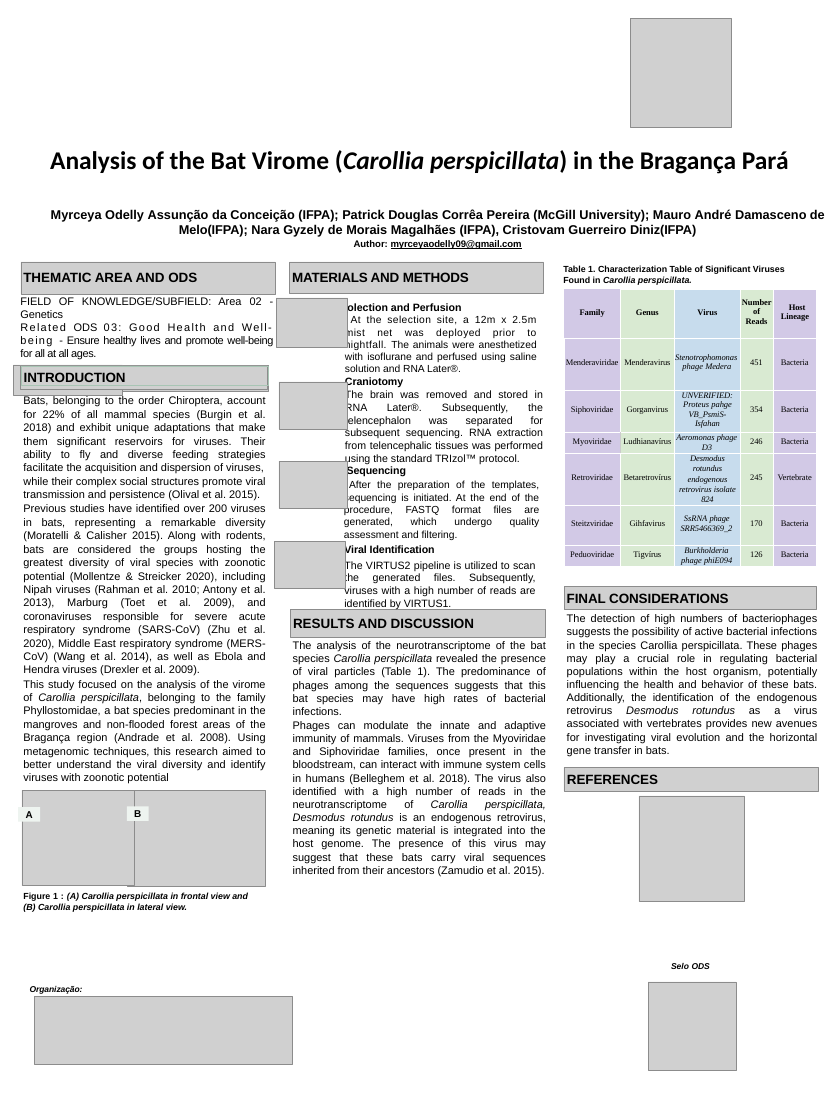
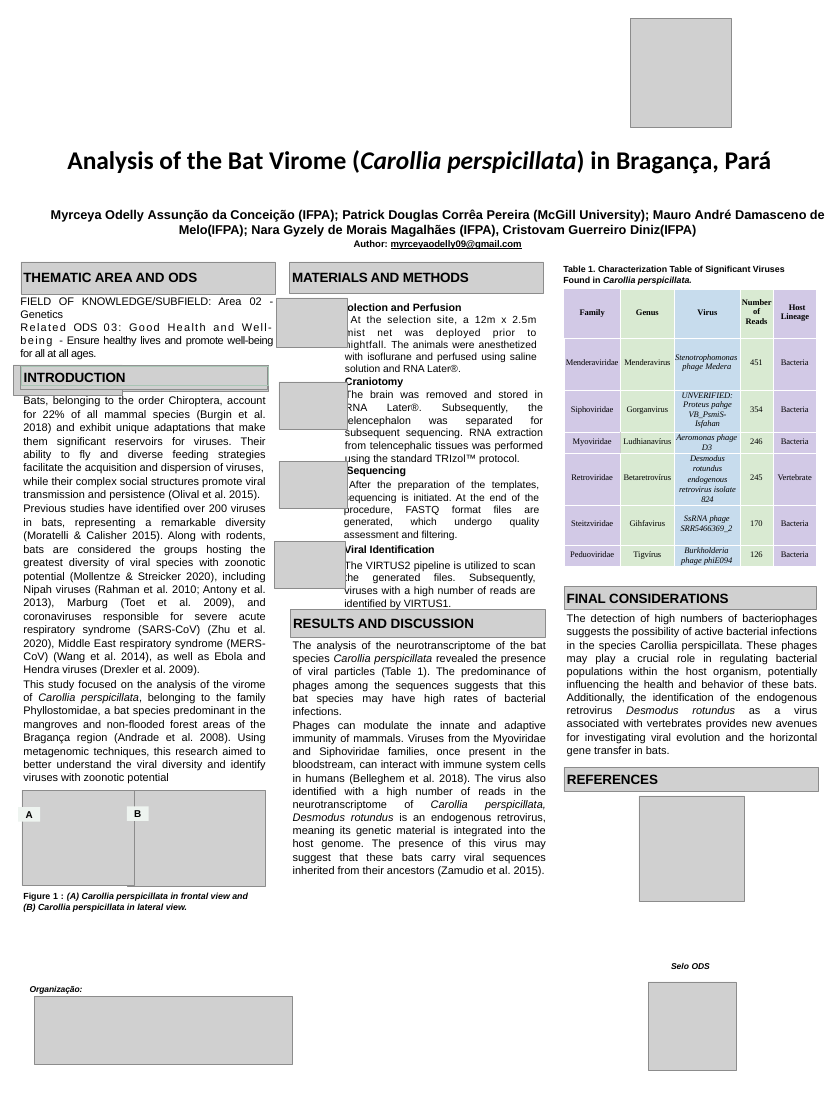
Before and after one commit to patrick-douglas/CONNPI_XIV_BELEM_2024, a slide deck: slide 1 of CONCEICAO_M_et_al_2024/ANALYSIS_OF_THE_BAT_VIROMA_(CAROLLIA_PERSPICILLATA)_IN_THE_BRAGANCA _PARA.pptx. Drawn at 840x1120 pixels with LibreOffice and Linux fonts; fonts in the diff are those of the drawing; grey boxes stand for pictures; background and template pictures are left out. Boxes give left, top, right and bottom in pixels: in the first picture for what was removed or moved away, otherwise in the second. Text is boxed around its words. In the diff, an @@ line names an element or a change of style, - is before the commit and + after.

Commit message:
Change in the title of of CONCEICAO..

```diff
--- a/CONCEICAO_M_et_al_2024/ANALYSIS_OF_THE_BAT_VIROMA_(CAROLLIA_PERSPICILLATA)_IN_THE_BRAGANCA _PARA.pptx
+++ b/CONCEICAO_M_et_al_2024/ANALYSIS_OF_THE_BAT_VIROMA_(CAROLLIA_PERSPICILLATA)_IN_THE_BRAGANCA _PARA.pptx
@@ text at bbox=[67, 150, 772, 174]: text changed @@
-Analysis of the Bat Virome (Carollia perspicillata) in the Bragança Pará
+Analysis of the Bat Virome (Carollia perspicillata) in Bragança, Pará
```
